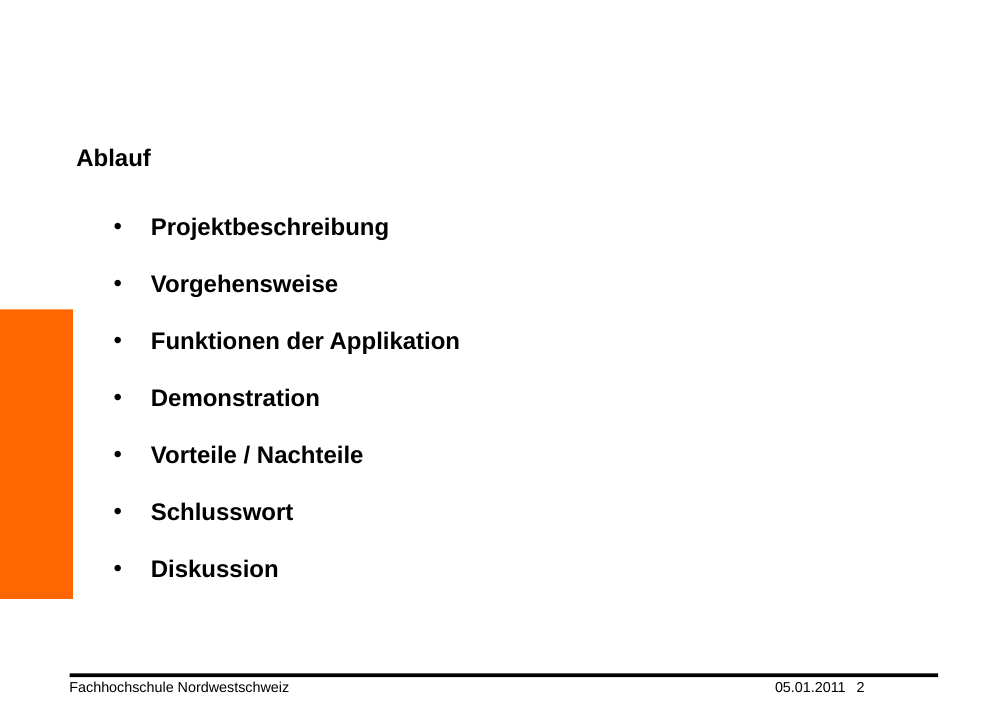
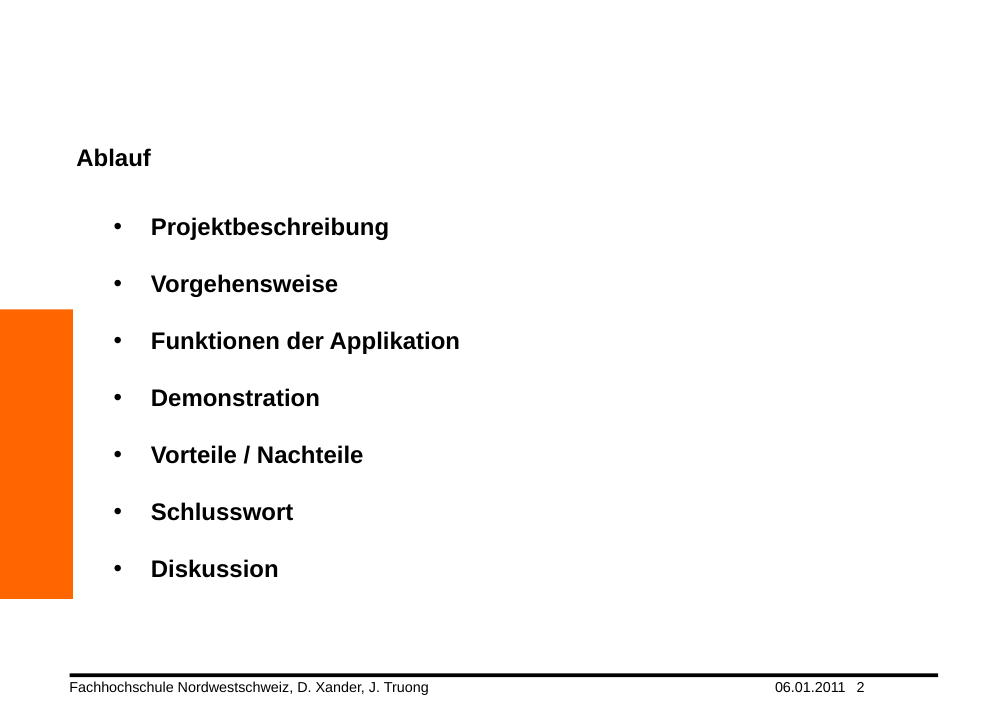
Before and after one commit to yuai/newtonscheaxiom, a slide deck: slide 2 of wiki/truong_xander.pptx. Drawn at 1008x713 pixels with LibreOffice and Linux fonts; fonts in the diff are those of the drawing; background and template pictures are left out. Boxes give left, top, right and bottom in pixels: in the first picture for what was removed or moved away, otherwise in the second. Text is boxed around its words. In the diff, an @@ line names an element or a change of style, - is before the commit and + after.

```diff
--- a/wiki/truong_xander.pptx
+++ b/wiki/truong_xander.pptx
@@ text at [69,681,429,695]: text changed @@
-Fachhochschule Nordwestschweiz
+Fachhochschule Nordwestschweiz, D. Xander, J. Truong
@@ text at [775,682,846,692]: text changed @@
-05.01.2011
+06.01.2011
```
Also in this commit, not shown: 9 other slides changed.
